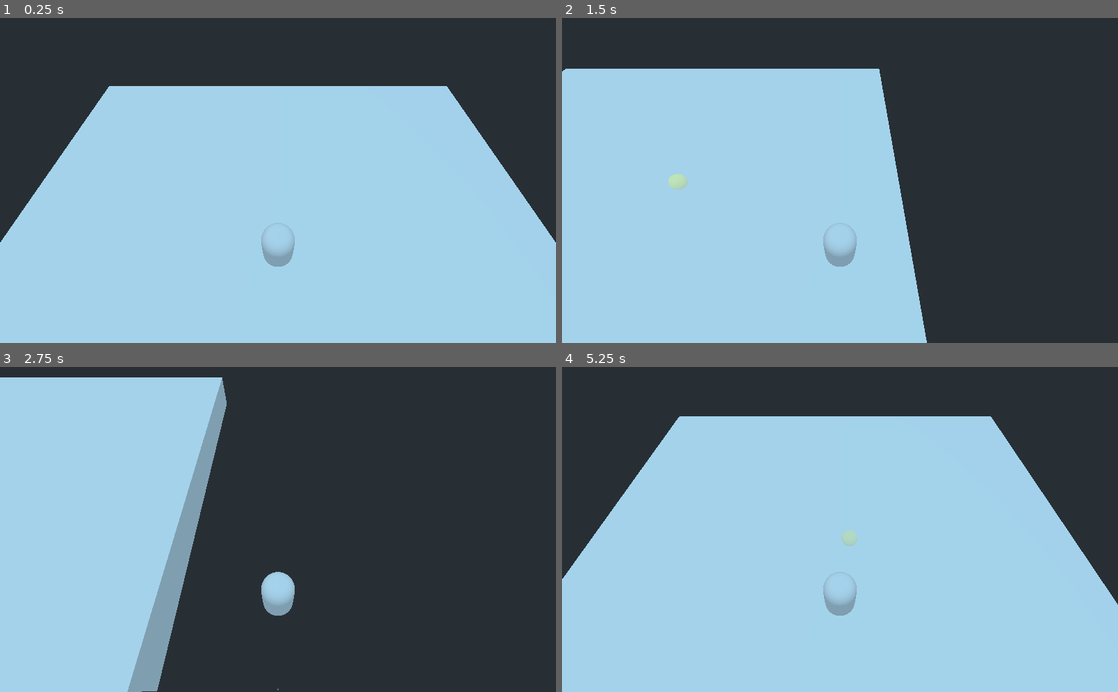
Above: before the commit, frames 1-4 (two rows, left to right).
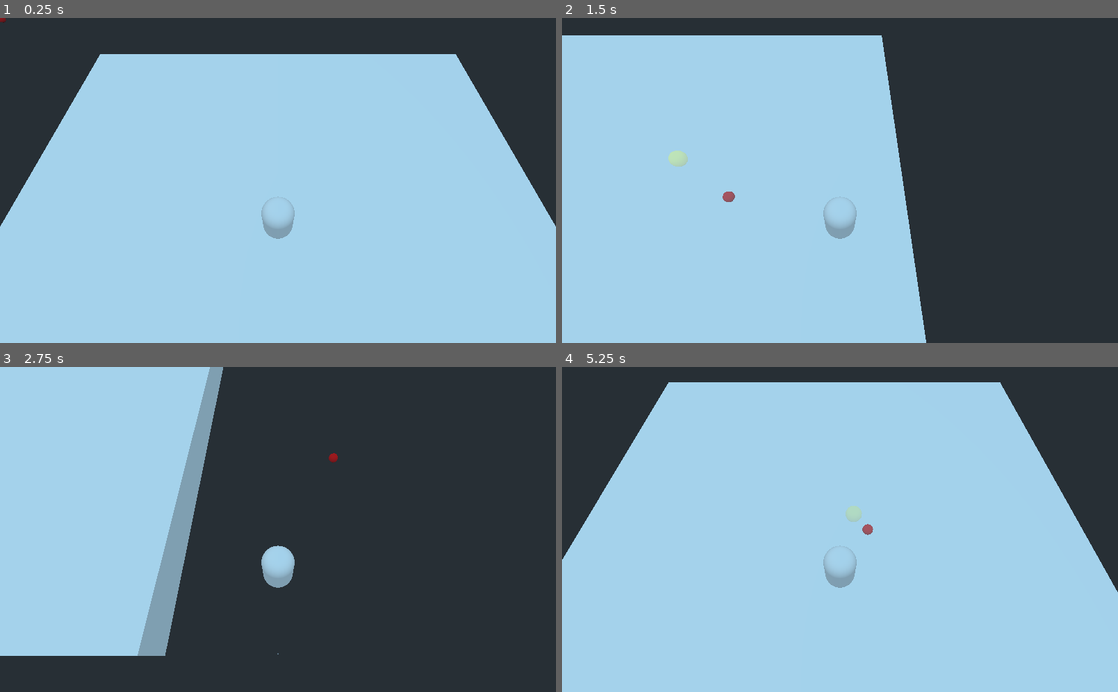
Above: after the commit, the same moments.

Repository: avinanick/WizardArenaGame
Game: Godot game, scene res://Arenas/ArenaGround.tscn
Two runs of this game, one before a commit and one after it. Both use one fixed random seed, a clock stepped at 60 frames per second and the inputs below. The project has no main scene, so this scene is started directly.
Inputs (mouse positions are in pixels of both pictures, inside the frame that each line leads up to):
- Up to frame 1 (0.25 s): no input
- Up to frame 2 (1.5 s): tap Enter at 0.5 s; move the mouse to (962, 164) at 0.52 s; hold D (move_right) 0.53-1.28 s; tap 1 (cast_spell_one) at 0.6 s; move the mouse to (728, 196) at 1.27 s; hold S (move_down) from 1.28 s (still down); tap 3 (cast_spell_three) at 1.35 s
- Up to frame 3 (2.75 s): move the mouse to (333, 458) at 2.02 s; release S (move_down) at 2.03 s; hold D (move_right) from 2.03 s (still down); tap 2 (cast_spell_two) at 2.1 s
- Up to frame 4 (5.25 s): move the mouse to (812, 594) at 2.77 s; release D (move_right) at 2.78 s; hold W (move_up) 2.78-3.53 s; tap one key every 0.75 s from 2.85 s: 1 (cast_spell_one) 3 (cast_spell_three) 2 (cast_spell_two) 1 (cast_spell_one); move the mouse to (1006, 578) at 3.52 s; hold A (move_left) 3.53-5.03 s; move the mouse to (673, 480) at 4.27 s; move the mouse to (867, 529) at 5.02 s; hold S (move_down) from 5.03 s (still down)

The runs differ from the first frame. In frame 1, 10% of the frame differs, in the area x 0-100%, y 0-77%; in frame 2, 7.3%; in frame 3, 7.7%; in frame 4, 11%, in the area x 0-100%, y 4-77%.

Commit message:
Created a cursor in the control component so the player can see where they're aiming.

Diff:
--- a/Components/ControlComponent.gd
+++ b/Components/ControlComponent.gd
@@ -34,6 +34,15 @@
 		main_body.propagate_message({"CastSpell":1})
 	if Input.is_action_just_pressed("cast_spell_three"):
 		main_body.propagate_message({"CastSpell":2})
+	set_cursor_position()
+
+func set_cursor_position():
+	var position2D: Vector2 = get_viewport().get_mouse_position()
+	var dropPlane  = Plane(Vector3(0, 1, 0), 1.5)
+	var position3D = dropPlane.intersects_ray(
+							$Camera.project_ray_origin(position2D),
+							$Camera.project_ray_normal(position2D) * 1000)
+	$Cursor.global_transform.origin = position3D
 
 func get_player_character() -> bool:
 	return player_character
--- a/Components/ControlComponent.tscn
+++ b/Components/ControlComponent.tscn
@@ -1,10 +1,26 @@
-[gd_scene load_steps=3 format=2]
+[gd_scene load_steps=5 format=2]
 
 [ext_resource path="res://Components/Component.tscn" type="PackedScene" id=1]
 [ext_resource path="res://Components/ControlComponent.gd" type="Script" id=2]
+
+[sub_resource type="SpatialMaterial" id=1]
+flags_transparent = true
+albedo_color = Color( 1, 0.0431373, 0.0431373, 0.870588 )
+
+[sub_resource type="SphereMesh" id=2]
+material = SubResource( 1 )
+radius = 0.2
+height = 0.4
+radial_segments = 16
+rings = 8
 
 [node name="ControlComponent" instance=ExtResource( 1 )]
 script = ExtResource( 2 )
 
 [node name="Camera" type="Camera" parent="." index="0"]
-transform = Transform( -1.56271e-07, 0.823394, -0.56747, 4.60703e-08, 0.56747, 0.823394, 1, 1.02529e-07, -1.26613e-07, -2.442, 7.152, 0 )
+transform = Transform( -1.50197e-07, 0.881254, -0.472643, 6.31187e-08, 0.472643, 0.881254, 1, 1.02529e-07, -1.26613e-07, -2.442, 7.152, 0 )
+
+[node name="Cursor" type="MeshInstance" parent="." index="1"]
+transform = Transform( 1, 0, 0, 0, 1, 0, 0, 0, 1, 3, 0, 0 )
+mesh = SubResource( 2 )
+material/0 = null
